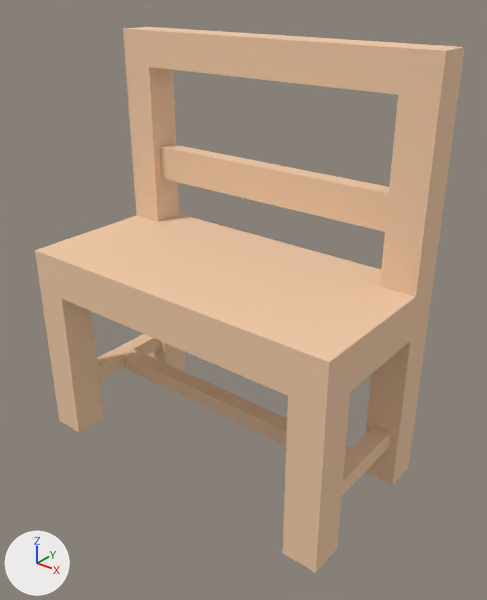
The glTF model assets/props/furniture/bench.glb, before and after one commit.
Camera for both pictures: a camera (50 mm lens) standing at (0.644, -0.419, 0.529) and looking at (0.227, 0.103, 0.206). Lighting does not change. The marker at lower left points along +X, +Y and +Z. The older version comes first. Vertices at exactly the same position are counted once.

In view in the first picture: 'bench(Clone)'.
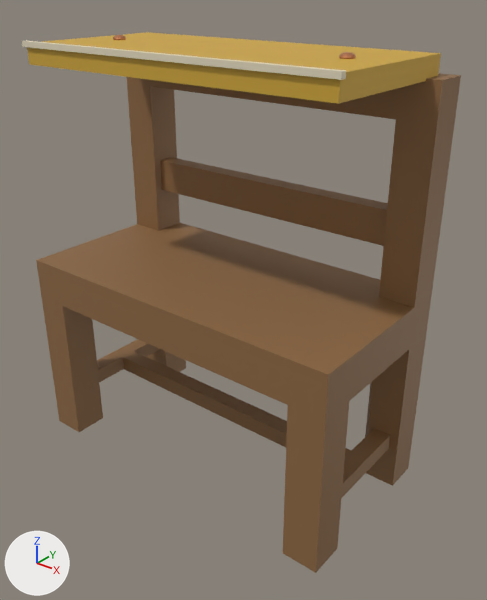
The edits, one by one:
Material 'cream.005' (mat_cream_005) is new.
Its base color is (0.78, 0.7, 0.52) (beige #e5dabf).
Its roughness is 0.8.
Material 'copper.005' (mat_copper_005) is new.
Its base color is (0.55, 0.22, 0.1) (orange #c48159).
Its metallic is 0.7.
Its roughness is 0.35.
Material 'oakDark.005' (mat_oakdark_005) is new.
Its base color is (0.27, 0.14, 0.055) (brown #8e6942).
Its roughness is 0.6.
Material 'mustard.005' (mat_mustard_005) is new.
Its base color is (0.62, 0.38, 0.04) (yellow #cea638).
Its roughness is 0.6.
me_mesh_bench is used by ob_bench_clone; location (0.0, 0.0, 0.0).
me_mesh_bench had 77 vertices, 170 faces and spanned x 0.0..0.4, y 0.0..0.2, z 0.0..0.47.
me_mesh_bench now has 272 vertices, 507 faces and spans x 0.0..0.4, y 0.0..0.2, z 0.0..0.495.
me_mesh_bench part 1: a new loose piece, a box spanning x 0.015..0.385, y 0.015..0.185, z 0.468..0.49, in mat_mustard_005 (yellow #cea638).
me_mesh_bench part 2: a new loose piece, a box spanning x 0.012..0.388, y 0.012..0.018, z 0.486..0.492, in mat_cream_005 (beige #e5dabf).
me_mesh_bench part 3: a new loose piece, a UV sphere (12 segments, 6 rings, poles along z) spanning x 0.053..0.067, y 0.093..0.107, z 0.4868..0.4952, in mat_copper_005 (orange #c48159).
me_mesh_bench part 4: a new loose piece, a UV sphere (12 segments, 6 rings, poles along z) spanning x 0.333..0.347, y 0.093..0.107, z 0.4868..0.4952, in mat_copper_005 (orange #c48159).
Part 5, on me_mesh_bench:
27 faces are deleted.
55 vertices are added at x 0.024..0.391, y 0.0..0.2, z 0.044..0.19.
100 new faces join them, mat_oakdark_005 (brown #8e6942).
me_mesh_bench part 6: 143 faces spanning x 0.0..0.4, y 0.0..0.2, z 0.0..0.47 switch from mat_wood (beige #f3cca8) to mat_oakdark_005 (brown #8e6942).
me_mesh_bench gains material mat_mustard_005 (yellow #cea638).
me_mesh_bench gains material mat_cream_005 (beige #e5dabf).
me_mesh_bench gains material mat_copper_005 (orange #c48159).
Object 'bench(Clone)' (ob_bench_clone) is rescaled from (1.0, 1.0, 1.0) to (1.0, 1.0, 0.949).

What differs and where, as boxes (x1, y1, x2, y2) in the pictures (487 x 600 px):
'bench(Clone)', reshaped, rescaled: before (35, 27, 465, 573); after (22, 32, 461, 573)
part 1 of me_mesh_bench, added (yellow): after (27, 32, 441, 104)
part 2 of me_mesh_bench, added (beige): after (22, 40, 346, 80)
part 3 of me_mesh_bench, added: after (113, 35, 126, 40)
part 4 of me_mesh_bench, added: after (339, 52, 356, 59)
part 5 of me_mesh_bench, cut back: before (97, 334, 410, 486); after (97, 339, 409, 486)
part 6 of me_mesh_bench, recoloured (beige to brown): before (35, 27, 465, 573); after (36, 73, 461, 573)
